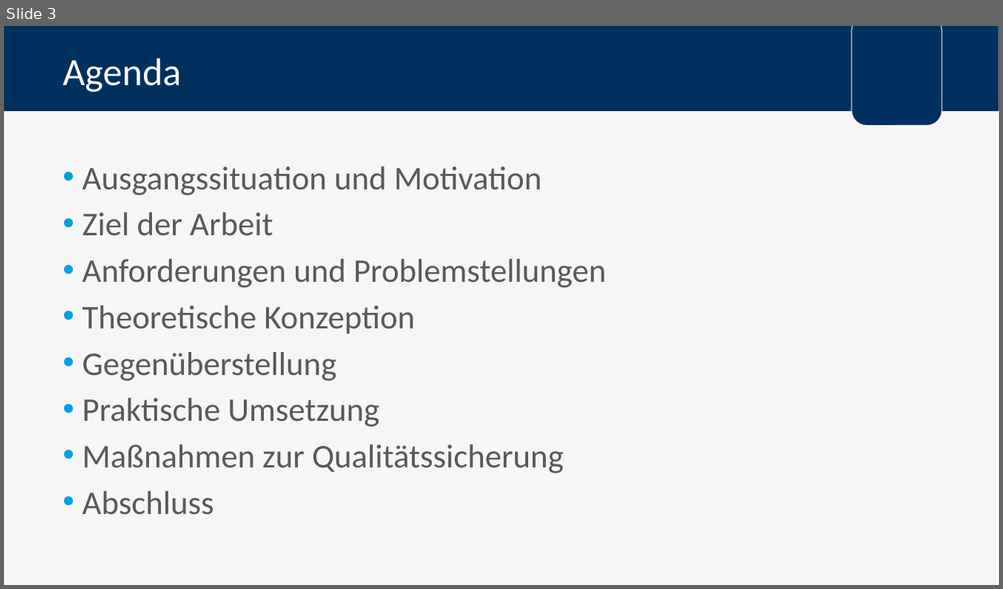
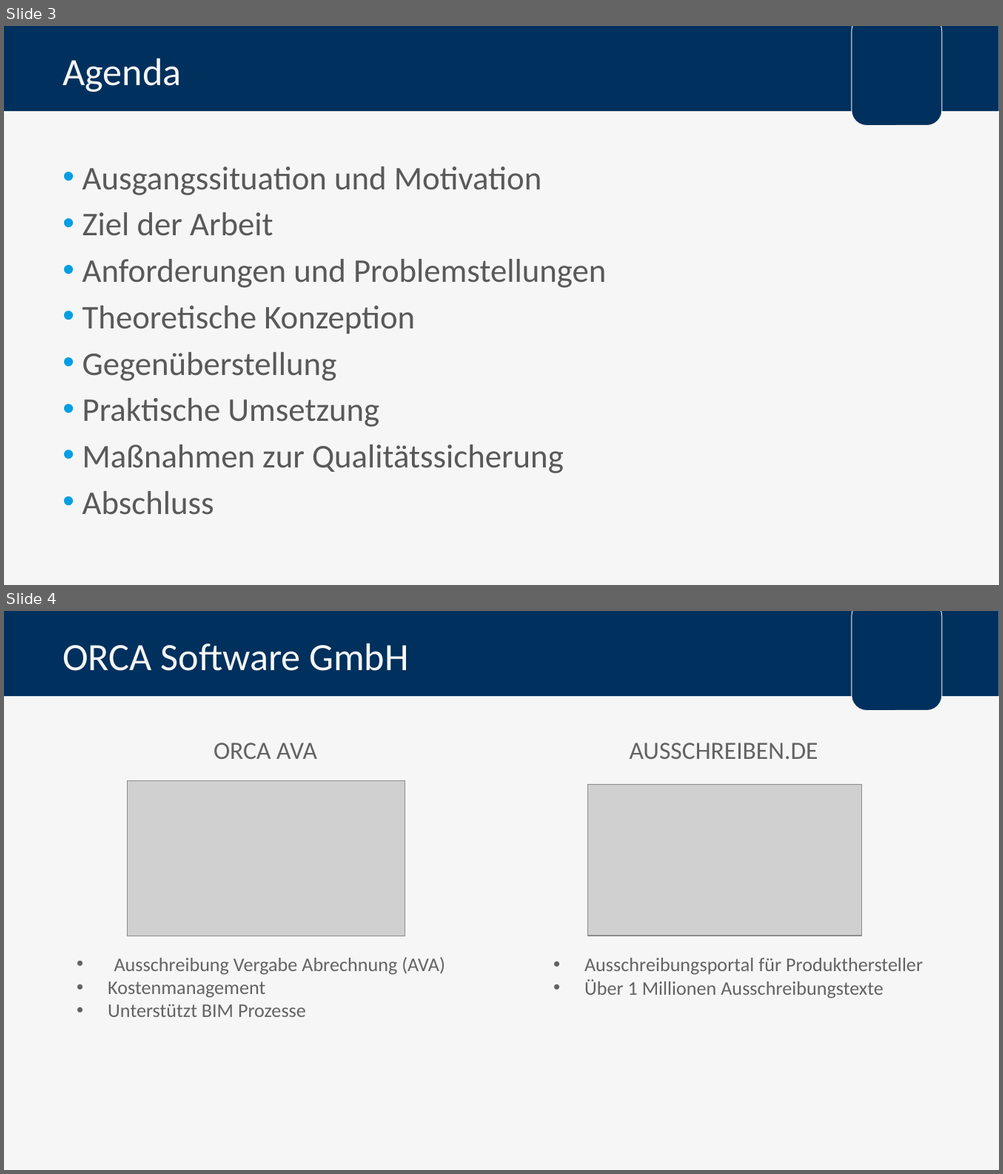
Before and after one commit to FlowBYRN/BaMaterialStandartisation, a slide deck: documents/Verteidigung.pptx. Shown one above the other, each under a label of ours: slide 3 before the commit, slides 3 and 4 after it. The pictures are 1003x589 and 1003x1174 pixels, drawn with LibreOffice and Linux fonts; fonts in the diff are those of the drawing; grey boxes stand for pictures; background and template pictures are left out. Boxes give left, top, right and bottom in pixels: in the first picture for what was removed or moved away, otherwise in the second. Text is boxed around its words. In the diff, an @@ line names an element or a change of style, - is before the commit and + after.

```diff
--- a/documents/Verteidigung.pptx
+++ b/documents/Verteidigung.pptx
@@ slide 4 added at [4,611,999,1170], background #F6F6F6; not listed: 2 template elements that a slide beside it also shows @@
@@ title added at [62,643,409,671], 28 pt, text #F6F6F6 @@
+ORCA Software GmbH
@@ text added at [213,743,317,759], 18 pt, text #646363 @@
+ORCA AVA
@@ text added at [629,743,818,759], 18 pt, text #646363 @@
+AUSSCHREIBEN.DE
@@ picture added at [128,781,405,936] @@
@@ picture added at [588,785,862,936] @@
@@ text added at [108,957,445,1017], 14 pt, text #646363 @@
+• Ausschreibung Vergabe Abrechnung (AVA)
+• Kostenmanagement
+• Unterstützt BIM Prozesse
@@ text added at [584,958,922,999], 14 pt, text #646363 @@
+• Ausschreibungsportal für Produkthersteller
+• Über 1 Millionen Ausschreibungstexte
```
Also in this commit, not shown: 8 slides changed, 8 other slides added, 5 slides removed, 3 other files.
